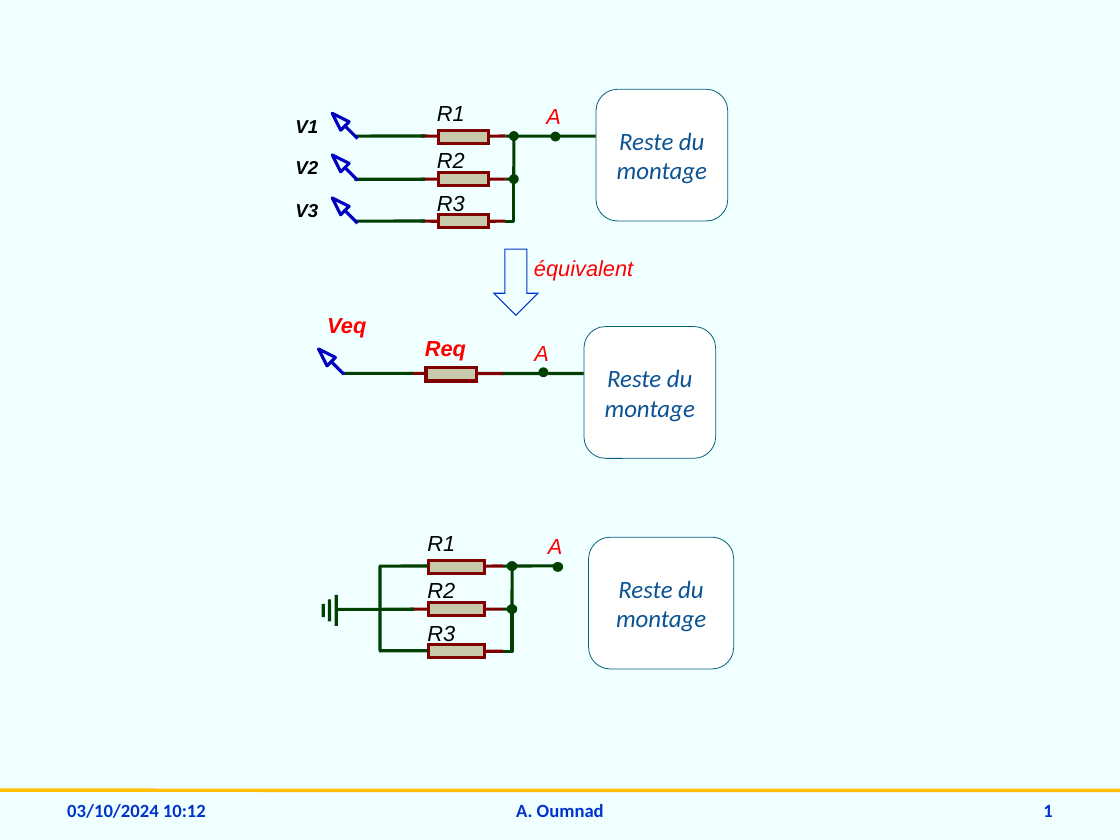
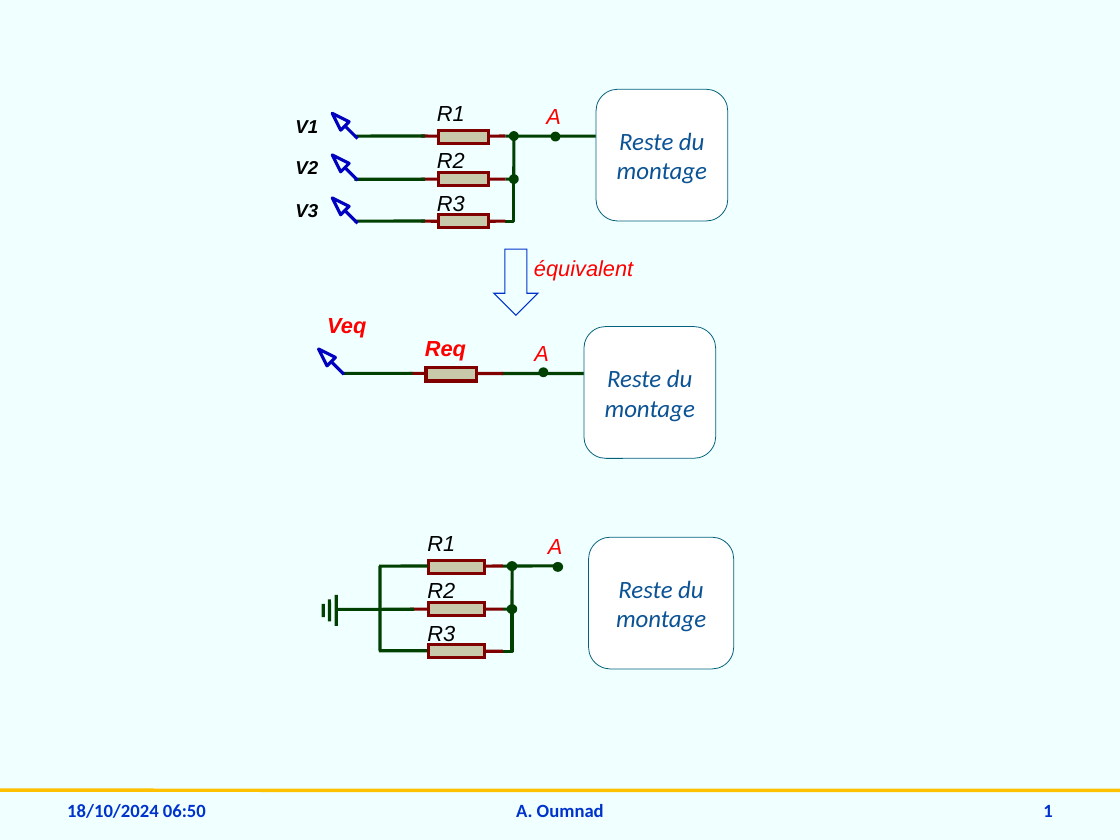
Before and after one commit to aoumnad/tutos, a slide deck: slide 1 of ELECTRONIQUE/IMAGES/Schemas.pptx. Drawn at 1120x840 pixels with LibreOffice and Linux fonts; fonts in the diff are those of the drawing. Boxes give left, top, right and bottom in pixels: in the first picture for what was removed or moved away, otherwise in the second. Text is boxed around its words. In the diff, an @@ line names an element or a change of style, - is before the commit and + after.

```diff
--- a/ELECTRONIQUE/IMAGES/Schemas.pptx
+++ b/ELECTRONIQUE/IMAGES/Schemas.pptx
@@ text at <box>67,804,206,818</box>: text changed @@
-03/10/2024 10:12
+18/10/2024 06:50
```
Also in this commit, not shown: 1 other slide changed, 1 slide added, 32 other files.
